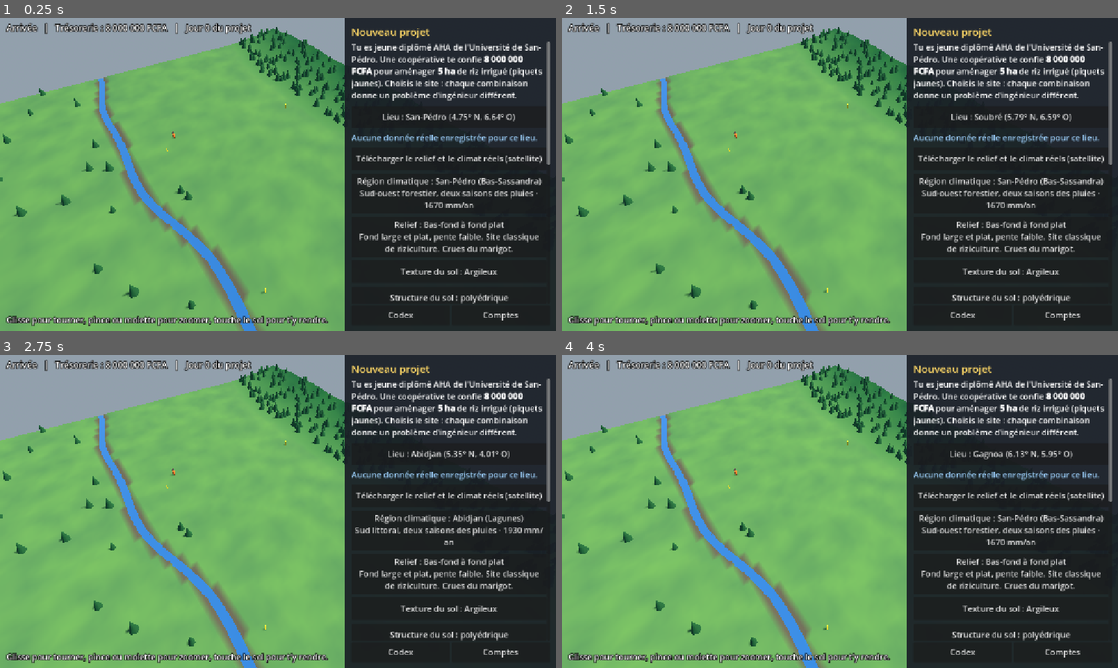
Above: before the commit, frames 1-4 (two rows, left to right).
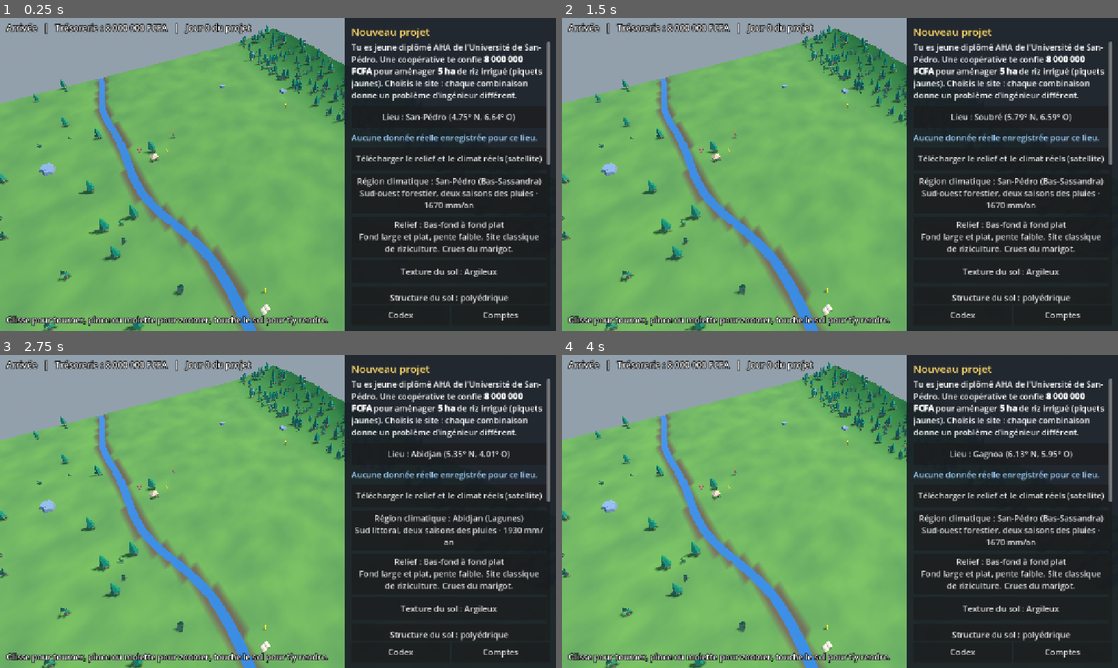
Above: after the commit, the same moments.

Repository: eliejeansamuel-collab/agrisim-aha
Game: Godot game, scene res://scenes/main.tscn
The game is run twice, just before and just after one commit, with the same random seed, the same clock (stepped at 60 frames per second) and the same inputs.
Inputs:
- Up to frame 1 (0.25 s): no input
- Up to frame 2 (1.5 s): click "Lieu : San-Pédro (4.75° N, 6.…" at 0.5 s; click "Lieu : Sassandra (4.95° N, 6.…" at 1.25 s
- Up to frame 3 (2.75 s): click "Lieu : Soubré (5.79° N, 6.59°…" at 2 s
- Up to frame 4 (4 s): click "Lieu : Abidjan (5.35° N, 4.01…" at 2.75 s; click "Lieu : Abengourou (6.73° N, 3…" at 3.5 s

The runs differ from the first frame. In frame 1, 2.7% of the frame differs, in the area x 0-62%, y 2-100%; in frame 2, 2.7%; in frame 3, 2.7%; in frame 4, 2.7%.

Commit message:
Modèles 3D CC0 (KayKit) : personnages animés, arbres, village, campement ; riz en feuilles
Co-Authored-By: Claude Fable 5.2 <noreply@anthropic.com>
Claude-Session: https://claude.ai/code/session_01AYxYMp7vR9usqr3HyeqjGy

Diff:
--- a/jeu/scenes/main.gd
+++ b/jeu/scenes/main.gd
@@ -292,7 +292,7 @@
 		var loin: bool = abs(x - Terrain.x_riviere(z)) > Terrain.DEMI_FOND + 15.0
 		if Terrain.H_VERSANT <= 1.0:
 			loin = x > 260.0 or x < -60.0
-		if loin and abs(x - Terrain.x_riviere(z)) > 20.0:
+		if loin and abs(x - Terrain.x_riviere(z)) > 20.0 and Vector2(x + 310.0, z + 25.0).length() > 60.0:
 			positions.append(Vector3(x, Terrain.hauteur(x, z) + 6.0, z))
 	# Quelques palmiers et arbres isolés dans le bas-fond, hors parcelle
 	var cible_n: int = positions.size() + 40
@@ -303,27 +303,72 @@
 		var z2 := r.randf_range(-395, 395)
 		if abs(x2 - Terrain.x_riviere(z2)) > 20.0:
 			positions.append(Vector3(x2, Terrain.hauteur(x2, z2) + 6.0, z2))
-	mm.instance_count = positions.size()
-	for i in positions.size():
-		var s := r.randf_range(0.7, 1.4)
-		mm.set_instance_transform(i, Transform3D(Basis().scaled(Vector3(s, s, s)), positions[i]))
-	var mmi := MultiMeshInstance3D.new()
-	mmi.multimesh = mm
-	mmi.material_override = _mat(Color(0.10, 0.33, 0.12))
-	decor.add_child(mmi)
+	var modeles_arbres: Array = [Modeles.maillage("tree_single_A", 16.0), Modeles.maillage("tree_single_B", 13.0)]
+	if modeles_arbres[0].is_empty() or modeles_arbres[1].is_empty():
+		mm.instance_count = positions.size()
+		for i in positions.size():
+			var s := r.randf_range(0.7, 1.4)
+			mm.set_instance_transform(i, Transform3D(Basis().scaled(Vector3(s, s, s)), positions[i]))
+		var mmi := MultiMeshInstance3D.new()
+		mmi.multimesh = mm
+		mmi.material_override = _mat(Color(0.10, 0.33, 0.12))
+		decor.add_child(mmi)
+	else:
+		for v in 2:
+			var ma: Dictionary = modeles_arbres[v]
+			var liste: Array = []
+			for i in positions.size():
+				if i % 2 == v:
+					liste.append(positions[i])
+			var mm2 := MultiMesh.new()
+			mm2.transform_format = MultiMesh.TRANSFORM_3D
+			mm2.mesh = ma.mesh
+			mm2.instance_count = liste.size()
+			for i in liste.size():
+				var s2: float = ma.echelle * r.randf_range(0.75, 1.35)
+				var pos: Vector3 = liste[i] - Vector3(0, 6.0, 0)
+				pos.y -= ma.base * s2
+				mm2.set_instance_transform(i, Transform3D(Basis(Vector3.UP, r.randf() * TAU).scaled(Vector3(s2, s2, s2)), pos))
+			var mmi2 := MultiMeshInstance3D.new()
+			mmi2.multimesh = mm2
+			decor.add_child(mmi2)
+	# Rochers épars
+	for i in 14:
+		var xr := r.randf_range(-390, 390)
+		var zr := r.randf_range(-390, 390)
+		if Terrain.PARCELLE.grow(30).has_point(Vector2(xr, zr)) or abs(xr - Terrain.x_riviere(zr)) < 15.0:
+			continue
+		var roc := Modeles.decor("rock_single_A", r.randf_range(2.5, 5.0))
+		if roc != null:
+			roc.position = Vector3(xr, Terrain.hauteur(xr, zr) - 0.3, zr)
+			roc.rotation.y = r.randf() * TAU
+			decor.add_child(roc)
 	# Village sur le versant ouest
+	var types := ["building_home_A_yellow", "building_home_B_yellow", "building_home_A_yellow", "building_home_B_yellow", "building_home_B_yellow", "building_home_A_yellow", "building_home_A_yellow"]
 	for i in 7:
-		var x := -330.0 + (i % 3) * 22.0
-		var z := -60.0 + (i / 3) * 28.0 + (i % 2) * 6.0
+		var x := -335.0 + (i % 3) * 26.0
+		var z := -65.0 + (i / 3) * 30.0 + (i % 2) * 6.0
 		var y := Terrain.hauteur(x, z)
-		_boite(decor, Vector3(9, 5, 7), Vector3(x, y + 2.5, z), Color(0.80, 0.62, 0.42))
-		var toit := MeshInstance3D.new()
-		var pr := PrismMesh.new()
-		pr.size = Vector3(11, 3.5, 9)
-		toit.mesh = pr
-		toit.material_override = _mat(Color(0.55, 0.25, 0.15))
-		toit.position = Vector3(x, y + 6.7, z)
-		decor.add_child(toit)
+		var maison := Modeles.decor(types[i], 13.0 if i != 6 else 9.0)
+		if maison != null:
+			maison.position = Vector3(x, y - 0.4, z)
+			maison.rotation.y = r.randf_range(-0.5, 0.5) + PI / 2.0
+			decor.add_child(maison)
+		else:
+			_boite(decor, Vector3(9, 5, 7), Vector3(x, y + 2.5, z), Color(0.80, 0.62, 0.42))
+	var puits := Modeles.decor("building_well_yellow", 6.0)
+	if puits != null:
+		puits.position = Vector3(-300, Terrain.hauteur(-300, -20) - 0.3, -20)
+		decor.add_child(puits)
+	# Campement de chantier : tente (repos), tonneaux et caisses (repas), palettes et sacs (aire de battage)
+	for objet in [["tent", 9.0, monde.point_repos + Vector3(0, 0, -8)], ["barrel", 3.0, monde.point_repas + Vector3(-12, 0, 0)],
+			["crate_A_big", 3.0, monde.point_repas + Vector3(-12, 0, 5)], ["bucket_water", 2.0, monde.point_repas + Vector3(-9, 0, 2)],
+			["pallet", 1.0, monde.point_stock], ["sack", 2.6, monde.point_stock + Vector3(2, 0.9, 0)], ["sack", 2.6, monde.point_stock + Vector3(-2, 0.9, 1)]]:
+		var o := Modeles.decor(objet[0], objet[1])
+		if o != null:
+			var pp: Vector3 = objet[2]
+			o.position = Vector3(pp.x, Terrain.hauteur(pp.x, pp.z) + pp.y * 0.0 + (0.9 if objet[0] == "sack" else 0.0), pp.z)
+			decor.add_child(o)
 	# Contour de la parcelle candidate (piquets jaunes)
 	var pr2 := Terrain.PARCELLE
 	for coin in [pr2.position, Vector2(pr2.end.x, pr2.position.y), pr2.end, Vector2(pr2.position.x, pr2.end.y)]:
@@ -331,23 +376,30 @@
 
 
 func _creer_avatar() -> void:
-	avatar = Node3D.new()
-	var corps := MeshInstance3D.new()
-	var cap := CapsuleMesh.new()
-	cap.radius = 1.6
-	cap.height = 7.0
-	corps.mesh = cap
-	corps.material_override = _mat(Color(0.95, 0.45, 0.10))
-	corps.position.y = 3.5
-	avatar.add_child(corps)
-	var tete := MeshInstance3D.new()
-	var sph := SphereMesh.new()
-	sph.radius = 1.5
-	sph.height = 3.0
-	tete.mesh = sph
-	tete.material_override = _mat(Color(0.35, 0.22, 0.14))
-	tete.position.y = 8.2
-	avatar.add_child(tete)
+	avatar = Modeles.personnage(0, 8.0)
+	if avatar == null:
+		avatar = Node3D.new()
+		var corps := MeshInstance3D.new()
+		var cap := CapsuleMesh.new()
+		cap.radius = 1.6
+		cap.height = 7.0
+		corps.mesh = cap
+		corps.material_override = _mat(Color(0.95, 0.45, 0.10))
+		corps.position.y = 3.5
+		avatar.add_child(corps)
+	# Repère au-dessus de la tête pour retrouver son personnage
+	var repere := MeshInstance3D.new()
+	var cone := CylinderMesh.new()
+	cone.top_radius = 1.4
+	cone.bottom_radius = 0.0
+	cone.height = 2.4
+	repere.mesh = cone
+	var mr := StandardMaterial3D.new()
+	mr.albedo_color = Color(1.0, 0.55, 0.05)
+	mr.shading_mode = BaseMaterial3D.SHADING_MODE_UNSHADED
+	repere.material_override = mr
+	repere.position.y = 11.0
+	avatar.add_child(repere)
 	add_child(avatar)
 	avatar.position = Vector3(60, Terrain.hauteur(60, -150), -150)
 
@@ -450,12 +502,7 @@
 	eau_mat = _mat(Color(0.25, 0.50, 0.70, 0.75), true)
 	eau_mm.material_override = eau_mat
 	amenagement.add_child(eau_mm)
-	var touffe := CylinderMesh.new()      # touffe de riz : gerbe évasée
-	touffe.top_radius = 1.0
-	touffe.bottom_radius = 0.25
-	touffe.height = 1.0
-	touffe.radial_segments = 5
-	touffe.rings = 1
+	var touffe := _mesh_touffe()
 	var mr := MultiMesh.new()
 	mr.transform_format = MultiMesh.TRANSFORM_3D
 	mr.mesh = touffe
@@ -467,6 +514,24 @@
 	riz_mm.material_override = riz_mat
 	amenagement.add_child(riz_mm)
 	_maj_parcelle(0.0, 0.0, 0.0)
+
+
+## Touffe de riz : 6 feuilles effilées qui s'écartent (hauteur 1, de y = -0,5 à +0,5)
+func _mesh_touffe() -> ArrayMesh:
+	var st := SurfaceTool.new()
+	st.begin(Mesh.PRIMITIVE_TRIANGLES)
+	for k in 6:
+		var a: float = TAU * k / 6.0 + 0.3
+		var dehors := Vector3(cos(a), 0, sin(a))
+		var cote := Vector3(-sin(a), 0, cos(a))
+		var p0 := dehors * 0.08 - Vector3(0, 0.5, 0)
+		var p1 := dehors * 0.45 + Vector3(0, 0.05, 0)
+		var p2 := dehors * (0.95 if k % 2 == 0 else 0.6) + Vector3(0, 0.5 if k % 2 == 0 else 0.35, 0)
+		for tri in [[p0 - cote * 0.07, p0 + cote * 0.07, p1 + cote * 0.13], [p0 - cote * 0.07, p1 + cote * 0.13, p1 - cote * 0.13], [p1 - cote * 0.13, p1 + cote * 0.13, p2]]:
+			for v in tri:
+				st.set_normal(Vector3.UP)
+				st.add_vertex(v)
+	return st.commit()
 
 
 func _troncon_canal(parent: Node3D, a: Vector3, b: Vector3) -> void:
@@ -649,7 +714,11 @@
 			_fiche_ouvrier(ia)
 			return
 	var tw := create_tween()
-	tw.tween_property(avatar, "position", cible, clamp(avatar.position.distance_to(cible) / 120.0, 0.3, 2.5))
+	var duree: float = clamp(avatar.position.distance_to(cible) / 45.0, 0.4, 8.0)
+	avatar.rotation.y = atan2(cible.x - avatar.position.x, cible.z - avatar.position.z)
+	Modeles.jouer(avatar, "Walking_A")
+	tw.tween_property(avatar, "position", cible, duree)
+	tw.tween_callback(func(): Modeles.jouer(avatar, "Idle"))
 	tw.parallel().tween_property(self, "cam_cible", cible, 0.8)
 	var dans: bool = Terrain.PARCELLE.has_point(Vector2(cible.x, cible.z))
 	var lieu := "dans la parcelle" if dans else "hors parcelle"
@@ -1449,6 +1518,7 @@
 	monde.repas_fournis = repas
 	var premier = _lot_courant("manœuvre")
 	monde.zone = premier.zone if premier != null else lots[0].zone
+	monde.anim_travail = "2H_Melee_Attack_Chop"
 	monde.creer_equipe(roles)
 	Terrain.casiers_niveles = false
 	_construire_amenagement()
@@ -1635,6 +1705,7 @@
 	for k in int(equipe.riziculteurs): roles.append("riziculteur")
 	monde.zone = Terrain.PARCELLE
 	monde.repas_fournis = repas
+	monde.anim_travail = "PickUp"
 	monde.creer_equipe(roles)
 	salaires_campagne = 0.0
 	carburant_fcfa = 0.0
@@ -2063,6 +2134,33 @@
 		if campagne.jour >= 70 and not pris:
 			pris = true
 			await _capture(mode + "_4_campagne")
+			# Gros plans pour contrôler les modèles 3D
+			var v_avant := vitesse
+			vitesse = 0.02
+			monde.heure_agents = 9.0
+			for ag in monde.agents:
+				ag.etat = "travaille"
+				ag.fatigue = 20.0
+				ag.faim = 20.0
+			await get_tree().create_timer(3.0).timeout
+			var d_avant := cam_dist
+			var c_avant := cam_cible
+			var p_avant := cam_pitch
+			cam_cible = (monde.ouvriers[0] as Node3D).position + Vector3(0, 3, 0)
+			cam_dist = 42.0
+			cam_pitch = 0.35
+			await get_tree().create_timer(1.0).timeout
+			await _capture(mode + "_4c_zoom_ouvriers")
+			cam_cible = Vector3(-315, Terrain.hauteur(-315, -30) + 4.0, -30)
+			cam_dist = 90.0
+			await get_tree().create_timer(0.5).timeout
+			await _capture(mode + "_4d_zoom_village")
+			cam_cible = monde.point_repos + Vector3(0, 3, 0)
+			cam_dist = 55.0
+			await get_tree().create_timer(0.5).timeout
+			await _capture(mode + "_4e_zoom_campement")
+			cam_dist = d_avant; cam_cible = c_avant; cam_pitch = p_avant
+			vitesse = v_avant
 			_fiche_ouvrier(1)
 			await get_tree().create_timer(0.2).timeout
 			await _capture(mode + "_4b_ouvrier")
--- /dev/null
+++ b/jeu/scenes/modeles.gd
@@ -0,0 +1,105 @@
+class_name Modeles
+extends RefCounted
+## Chargement des modèles 3D libres de droits (KayKit, CC0) et mise à l'échelle du monde.
+
+const DOSSIER_P := "res://ressources/personnages/"
+const DOSSIER_D := "res://ressources/decor/"
+const PERSONNAGES := ["Rogue", "Barbarian"]
+
+static var _cache := {}
+
+static func scene(chemin: String) -> PackedScene:
+	if not _cache.has(chemin):
+		_cache[chemin] = load(chemin) if ResourceLoader.exists(chemin) else null
+	return _cache[chemin]
+
+static func _aabb(n: Node, t: Transform3D, box: Array) -> void:
+	if n is Node3D:
+		t = t * (n as Node3D).transform
+	if n is MeshInstance3D and (n as MeshInstance3D).mesh != null:
+		var a: AABB = t * (n as MeshInstance3D).mesh.get_aabb()
+		box[0] = a if box[0] == null else (box[0] as AABB).merge(a)
+	for c in n.get_children():
+		_aabb(c, t, box)
+
+## Instance d'un modèle, mise à l'échelle pour faire `hauteur` mètres de haut, pieds à y = 0
+static func instance(chemin: String, hauteur: float) -> Node3D:
+	var ps := scene(chemin)
+	if ps == null:
+		return null
+	var n: Node3D = ps.instantiate()
+	var box: Array = [null]
+	_aabb(n, Transform3D.IDENTITY.affine_inverse() * n.transform.affine_inverse(), box)
+	var pivot := Node3D.new()
+	pivot.add_child(n)
+	if box[0] != null:
+		var a: AABB = box[0]
+		var k: float = hauteur / max(a.size.y, 0.001)
+		n.scale = Vector3(k, k, k)
+		n.position.y = -a.position.y * k
+	return pivot
+
+## Maillage d'un décor pour les MultiMesh : {mesh, echelle, base} ; dictionnaire vide si le modèle manque
+static func maillage(nom: String, hauteur: float) -> Dictionary:
+	var ps := scene(DOSSIER_D + nom + ".gltf")
+	if ps == null:
+		return {}
+	var n: Node = ps.instantiate()
+	var mi := _premier_mesh(n)
+	if mi == null:
+		n.free()
+		return {}
+	var a: AABB = mi.mesh.get_aabb()
+	var res := {"mesh": mi.mesh, "echelle": hauteur / max(a.size.y, 0.001), "base": a.position.y}
+	n.free()
+	return res
+
+## Élément de décor (maison, tente, sac…) mis à l'échelle ; null si le modèle manque
+static func decor(nom: String, hauteur: float) -> Node3D:
+	return instance(DOSSIER_D + nom + ".gltf", hauteur)
+
+static func _premier_mesh(n: Node) -> MeshInstance3D:
+	if n is MeshInstance3D and (n as MeshInstance3D).mesh != null:
+		return n
+	for c in n.get_children():
+		var r := _premier_mesh(c)
+		if r != null:
+			return r
+	return null
+
+## Personnage animé : cache les armes et accessoires de combat, renvoie le pivot
+static func personnage(i: int, hauteur: float) -> Node3D:
+	var p := instance(DOSSIER_P + PERSONNAGES[i % PERSONNAGES.size()] + ".glb", hauteur)
+	if p == null:
+		return null
+	p.set_meta("anim", true)
+	_cacher_accessoires(p)
+	var ap := lecteur(p)
+	if ap != null:
+		for a in ["Walking_A", "Walking_B", "Idle", "Sit_Floor_Idle", "Lie_Idle", "PickUp", "Interact", "2H_Melee_Attack_Chop", "Use_Item", "Cheer"]:
+			if ap.has_animation(a):
+				ap.get_animation(a).loop_mode = Animation.LOOP_LINEAR
+	return p
+
+static func _cacher_accessoires(n: Node) -> void:
+	if n is BoneAttachment3D or (n is MeshInstance3D and n.get_parent() is BoneAttachment3D):
+		var nom := String(n.name).to_lower()
+		for mot in ["hand", "slot", "knife", "crossbow", "axe", "mug", "shield", "sword", "staff", "wand", "spellbook", "throwable", "cape", "hat"]:
+			if mot in nom and not ("head" in nom):
+				(n as Node3D).visible = false
+	for c in n.get_children():
+		_cacher_accessoires(c)
+
+static func lecteur(n: Node) -> AnimationPlayer:
+	if n is AnimationPlayer:
+		return n
+	for c in n.get_children():
+		var r := lecteur(c)
+		if r != null:
+			return r
+	return null
+
+static func jouer(pivot: Node3D, anim: String, vitesse: float = 1.0) -> void:
+	var ap := lecteur(pivot)
+	if ap != null and ap.has_animation(anim) and (ap.current_animation != anim or not ap.is_playing()):
+		ap.play(anim, 0.25, vitesse)
--- a/jeu/scenes/monde_vivant.gd
+++ b/jeu/scenes/monde_vivant.gd
@@ -11,6 +11,7 @@
 var zone: Rect2 = Terrain.PARCELLE   # où les ouvriers travaillent
 var n_actifs := 10
 var mode_recolte := false
+var anim_travail := "2H_Melee_Attack_Chop"   # geste de travail : pioche au chantier, cueillette aux champs
 var point_stock := Vector3(30, 0, 140)
 
 var env: Environment
@@ -90,26 +91,28 @@
 	# Ouvriers
 	var chemises := [Color(0.85, 0.20, 0.20), Color(0.95, 0.85, 0.20), Color(0.20, 0.45, 0.85), Color(0.95, 0.95, 0.95), Color(0.60, 0.25, 0.70)]
 	for i in 24:
-		var o := Node3D.new()
-		var corps := MeshInstance3D.new()
-		var cap := CapsuleMesh.new()
-		cap.radius = 1.1
-		cap.height = 4.6
-		corps.mesh = cap
-		corps.position.y = 2.3
-		var m := StandardMaterial3D.new()
-		m.albedo_color = chemises[i % chemises.size()]
-		corps.material_override = m
-		o.add_child(corps)
-		var chapeau := MeshInstance3D.new()
+		var o: Node3D = Modeles.personnage(i, 7.0)
+		if o == null:
+			o = Node3D.new()
+			var corps := MeshInstance3D.new()
+			var cap := CapsuleMesh.new()
+			cap.radius = 1.1
+			cap.height = 4.6
+			corps.mesh = cap
+			corps.position.y = 2.3
+			var m := StandardMaterial3D.new()
+			m.albedo_color = chemises[i % chemises.size()]
+			corps.material_override = m
+			o.add_child(corps)
+		var chapeau := MeshInstance3D.new()      # chapeau de paille
 		var cyl := CylinderMesh.new()
-		cyl.top_radius = 0.2
-		cyl.bottom_radius = 2.0
-		cyl.height = 1.0
+		cyl.top_radius = 0.3
+		cyl.bottom_radius = 2.3
+		cyl.height = 0.9
 		chapeau.mesh = cyl
-		chapeau.position.y = 5.0
+		chapeau.position.y = 7.3 if o.has_meta("anim") else 5.0
 		var mc := StandardMaterial3D.new()
-		mc.albedo_color = Color(0.85, 0.72, 0.45)
+		mc.albedo_color = Color(0.88, 0.76, 0.48)
 		chapeau.material_override = mc
 		o.add_child(chapeau)
 		var sac := MeshInstance3D.new()
@@ -119,7 +122,7 @@
 		var msac := StandardMaterial3D.new()
 		msac.albedo_color = Color(0.88, 0.74, 0.30)
 		sac.material_override = msac
-		sac.position = Vector3(0, 6.2, 0)
+		sac.position = Vector3(0, 8.6, 0)
 		sac.visible = false
 		sac.name = "sac"
 		o.add_child(sac)
@@ -219,8 +222,10 @@
 				n.set_meta("pause", rng.randf_range(1.0, 4.0))
 			if p > 0.0:
 				n.set_meta("pause", p - delta)
-				# penché sur l'ouvrage ; plus lent quand il est fatigué
-				n.scale.y = 0.80 + 0.10 * sin(Time.get_ticks_msec() / (140.0 + ag.fatigue * 2.0) + n.position.x)
+				if n.has_meta("anim"):
+					Modeles.jouer(n, anim_travail)
+				else:
+					n.scale.y = 0.80 + 0.10 * sin(Time.get_ticks_msec() / (140.0 + ag.fatigue * 2.0) + n.position.x)
 				continue
 			but = n.get_meta("cible")
 		elif ag.etat == "mange":
@@ -229,9 +234,14 @@
 			but = point_repos + Vector3((idx % 4) * 5.0 - 8.0, 0, (idx / 4) * 5.0)
 		var plat := Vector3(but.x - n.position.x, 0, but.z - n.position.z)
 		if plat.length() < 2.0:
-			n.scale.y = 0.62 if ag.etat != "travaille" else 1.0   # assis
+			if n.has_meta("anim"):
+				Modeles.jouer(n, "Use_Item" if ag.etat == "mange" else ("Sit_Floor_Idle" if ag.etat == "repos" else "Idle"))
+			else:
+				n.scale.y = 0.62 if ag.etat != "travaille" else 1.0   # assis
 			continue
 		n.scale.y = 1.0
+		Modeles.jouer(n, "Walking_B" if ag.fatigue > 70.0 else "Walking_A")
+		n.rotation.y = lerp_angle(n.rotation.y, atan2(plat.x, plat.z), min(1.0, delta * 8.0))
 		var allure: float = 16.0 * (1.0 - ag.fatigue / 250.0)
 		var pas: Vector3 = plat.normalized() * min(allure * delta, plat.length())
 		n.position.x += pas.x
--- a/jeu/scenes/riz.gdshader
+++ b/jeu/scenes/riz.gdshader
@@ -1,4 +1,5 @@
 shader_type spatial;
+render_mode cull_disabled;
 // Touffes de riz qui ondulent sous le vent (onde cohérente à travers la parcelle)
 uniform vec3 couleur : source_color = vec3(0.30, 0.72, 0.22);
 uniform float vent = 1.0;
@@ -11,6 +12,6 @@
 	VERTEX.z += haut * cos(TIME * 1.7 + phase * 1.3) * 0.25 * vent;
 }
 void fragment() {
-	ALBEDO = couleur;
+	ALBEDO = couleur * (0.75 + 0.25 * COLOR.r);
 	ROUGHNESS = 0.9;
 }
Not shown, added: jeu/ressources/decor/LICENCE_KayKit_Medieval_Hexagon_CC0.txt
Binary file added: jeu/ressources/decor/barrel.bin
Not shown, added: jeu/ressources/decor/barrel.gltf
Binary file added: jeu/ressources/decor/bucket_water.bin
Not shown, added: jeu/ressources/decor/bucket_water.gltf
Binary file added: jeu/ressources/decor/building_grain.bin
Not shown, added: jeu/ressources/decor/building_grain.gltf
Binary file added: jeu/ressources/decor/building_home_A_yellow.bin
Not shown, added: jeu/ressources/decor/building_home_A_yellow.gltf
Binary file added: jeu/ressources/decor/building_home_B_yellow.bin
Not shown, added: jeu/ressources/decor/building_home_B_yellow.gltf
Binary file added: jeu/ressources/decor/building_market_yellow.bin
(and 28 more such lines)
